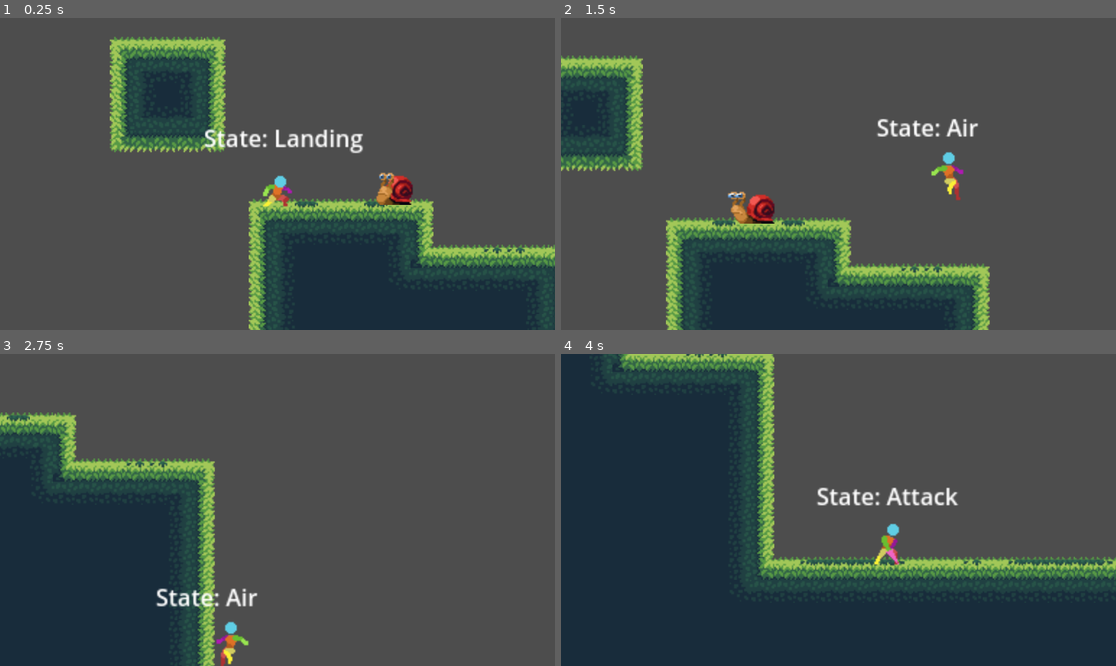
Above: before the commit, frames 1-4 (two rows, left to right).
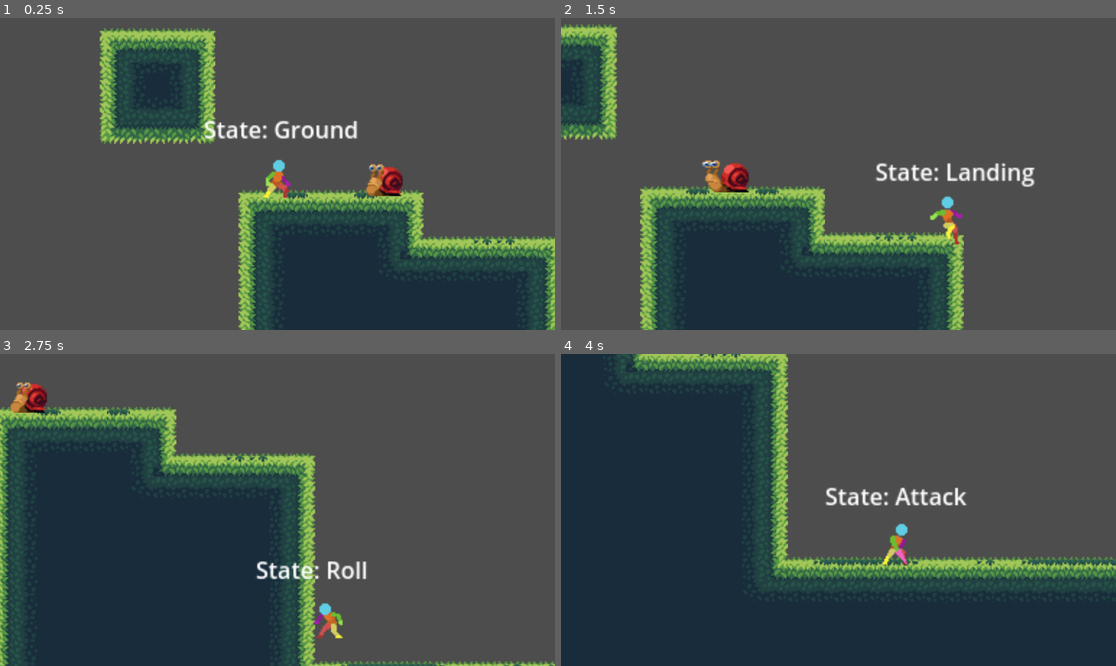
Above: after the commit, the same moments.

Repository: Allus-Interactive/platform-combat-game
Game: Godot game, scene res://scenes/main.tscn
Two runs of this game, one before a commit and one after it. Both use one fixed random seed, a clock stepped at 60 frames per second and the inputs below.
Inputs:
- Up to frame 1 (0.25 s): no input
- Up to frame 2 (1.5 s): hold O (roll) 0.53-1.28 s; hold D (move_right) from 0.53 s (still down); tap Space (jump) at 0.77 s; tap P (attack) at 1.35 s
- Up to frame 3 (2.75 s): tap Space (jump) at 1.52 s; tap O (roll) at 1.55 s; release D (move_right) at 2.03 s; hold A (move_left) from 2.03 s (still down); hold O (roll) from 2.03 s (still down)
- Up to frame 4 (4 s): release A (move_left) at 2.78 s; release O (roll) at 2.78 s; hold D (move_right) from 2.78 s (still down); tap O (roll) at 2.85, 3.8 s; tap Space (jump) at 3.02, 3.77 s; hold P (attack) from 3.53 s (still down)

The runs differ from the first frame. In frame 1, 15% of the frame differs, in the area x 17-100%, y 3-100%; in frame 2, 22%; in frame 3, 24%, in the area x 0-100%, y 8-100%; in frame 4, 7.7%.

Commit message:
prevent air state at beginning of scene

Diff:
--- a/scenes/main.tscn
+++ b/scenes/main.tscn
@@ -1328,13 +1328,13 @@
 layer_0/tile_data = PackedInt32Array(-6, 262144, 2, 65530, 262144, 3, 131066, 262144, 4, 196602, 262144, 5, 262138, 262 …(19721 unchanged characters)…
 
 [node name="player" parent="." instance=ExtResource("2_1uf6e")]
-position = Vector2(-76, -33)
+position = Vector2(-69, -27)
 
 [node name="RemoteTransform2D" type="RemoteTransform2D" parent="player"]
 remote_path = NodePath("../../Camera2D")
 
 [node name="Camera2D" type="Camera2D" parent="."]
-position = Vector2(-76, -33)
+position = Vector2(-69, -27)
 zoom = Vector2(3, 3)
 process_callback = 0
 position_smoothing_enabled = true
--- a/scenes/player.tscn
+++ b/scenes/player.tscn
@@ -621,6 +621,11 @@
 roll_state = NodePath("../Roll")
 attack_state = NodePath("../Attack")
 
+[node name="BufferTimer" type="Timer" parent="CharacterStateMachine/Ground"]
+wait_time = 0.05
+one_shot = true
+autostart = true
+
 [node name="Air" type="Node" parent="CharacterStateMachine" node_paths=PackedStringArray("landing_state")]
 script = ExtResource("12_k7mg6")
 landing_state = NodePath("../Landing")
--- a/scripts/ground_state.gd
+++ b/scripts/ground_state.gd
@@ -11,15 +11,18 @@
 @export var roll_animation : String = "roll"
 @export var attack_animation : String = "attack_1"
 
+@onready var buffer_timer : Timer = $BufferTimer
+
 var is_facing_right : bool = true
 
 func state_process(_delta):
+	# check direction of player for roll velocity
 	if character.direction.x < 0:
 		is_facing_right = false
 	elif character.direction.x > 0:
 		is_facing_right = true
 
-	if not character.is_on_floor():
+	if not character.is_on_floor() && buffer_timer.is_stopped():
 		next_state = air_state
 
 func state_input(event : InputEvent):
